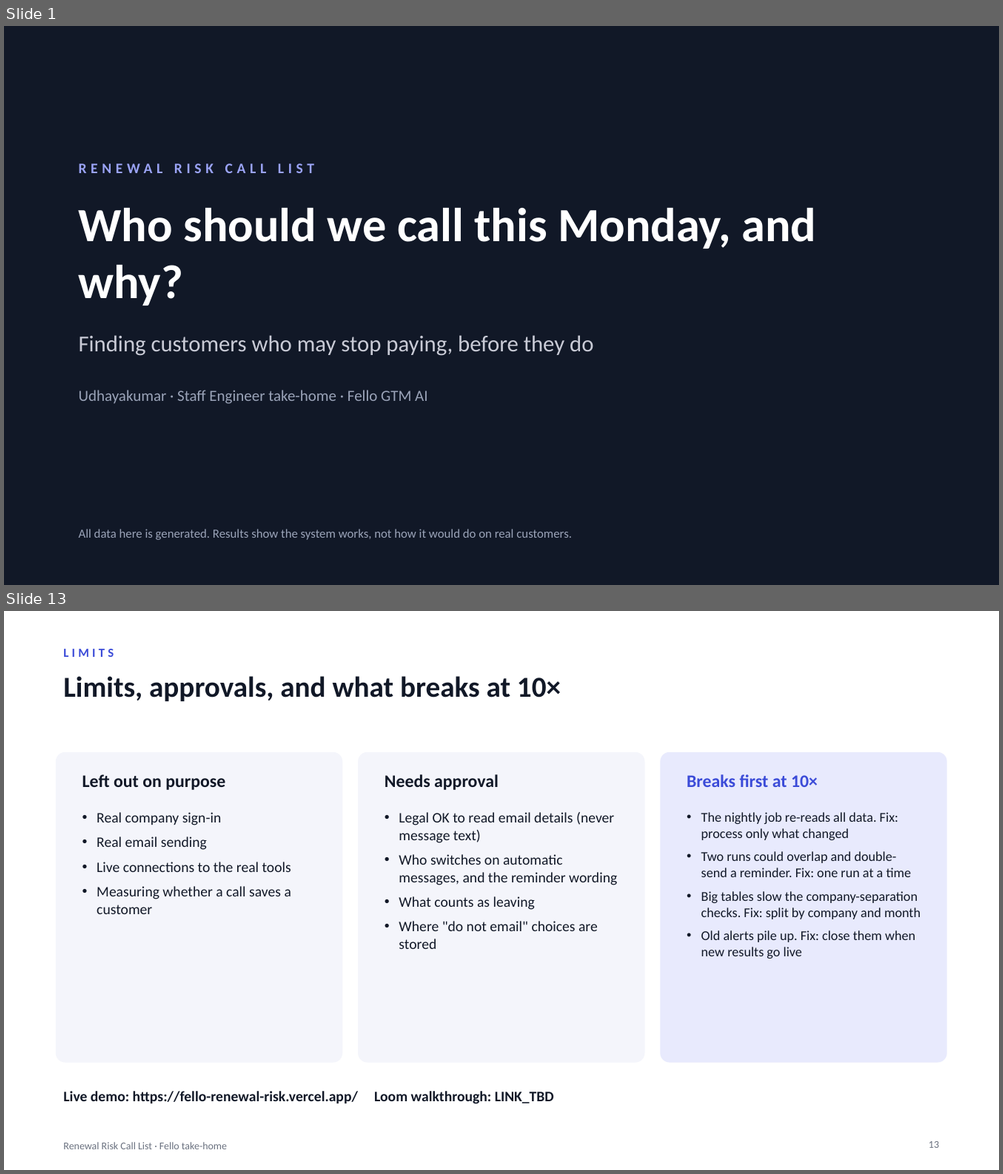
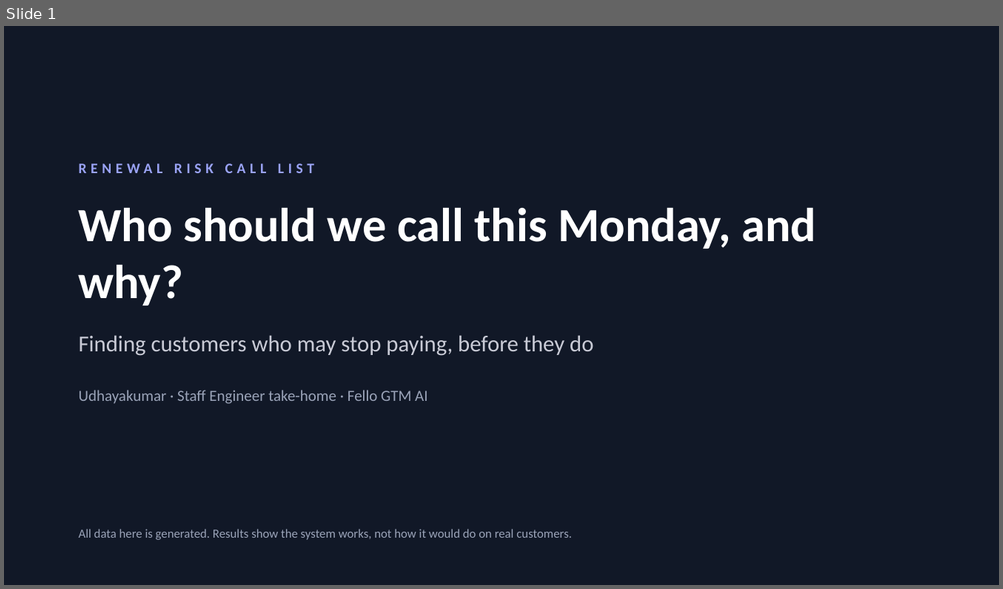
Before and after one commit to udhayakumaran/fello-renewal-risk, a slide deck: docs/renewal-risk-deck.pptx. Shown one above the other, each under a label of ours: slides 1 and 13 before the commit, slide 1 after it; the slides between them are not shown. The pictures are 1003x1174 and 1003x589 pixels, drawn with LibreOffice and Linux fonts; fonts in the diff are those of the drawing. Boxes give left, top, right and bottom in pixels: in the first picture for what was removed or moved away, otherwise in the second. Text is boxed around its words. In the diff, an @@ line names an element or a change of style, - is before the commit and + after.

```diff
--- a/docs/renewal-risk-deck.pptx
+++ b/docs/renewal-risk-deck.pptx
@@ slide 13 removed at [4,611,999,1170], background #FFFFFF @@
@@ text removed at [63,649,114,657] @@
-LIMITS
@@ text removed at [63,676,560,701] @@
-Limits, approvals, and what breaks at 10×
@@ rounded rectangle removed at [57,753,342,1062] @@
@@ rounded rectangle removed at [358,753,644,1062] @@
@@ rounded rectangle removed at [660,753,946,1062] @@
@@ text removed at [82,775,225,790] @@
-Left out on purpose
@@ text removed at [384,775,498,790] @@
-Needs approval
@@ text removed at [686,775,817,787] @@
-Breaks first at 10×
@@ text removed at [96,812,291,914] @@
-• Real company sign-in
-• Real email sending
-• Live connections to the real tools
-• Measuring whether a call saves a customer
@@ text removed at [398,812,617,949] @@
-• Legal OK to read email details (never message text)
-• Who switches on automatic messages, and the reminder wording
-• What counts as leaving
-• Where "do not email" choices are stored
@@ text removed at [701,812,920,959] @@
-• The nightly job re-reads all data. Fix: process only what changed
-• Two runs could overlap and double-send a reminder. Fix: one run at a time
-• Big tables slow the company-separation checks. Fix: split by company and month
-• Old alerts pile up. Fix: close them when new results go live
@@ text removed at [63,1091,554,1105] @@
-Live demo: https://fello-renewal-risk.vercel.app/ Loom walkthrough: LINK_TBD
@@ text removed at [63,1142,227,1150] @@
-Renewal Risk Call List · Fello take-home
@@ page number removed at [928,1142,939,1148] @@
-13
```
Also in this commit, not shown: 8 slides changed, 10 slides added, 3 other slides removed, 6 other files.
